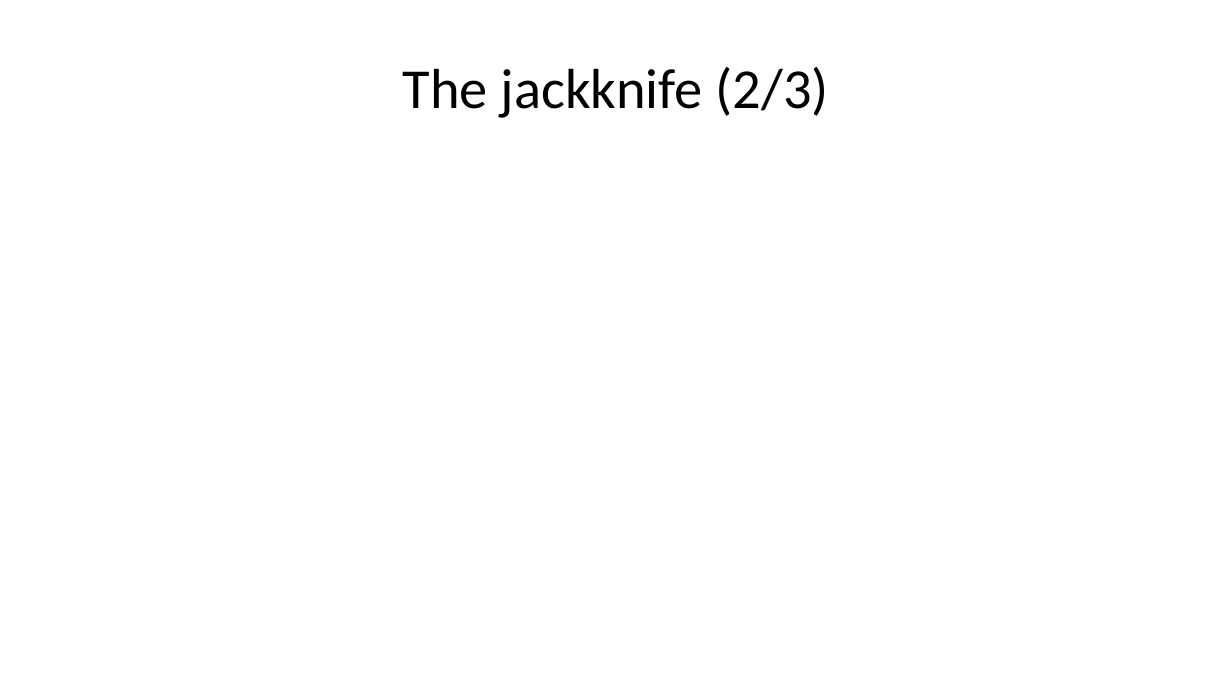
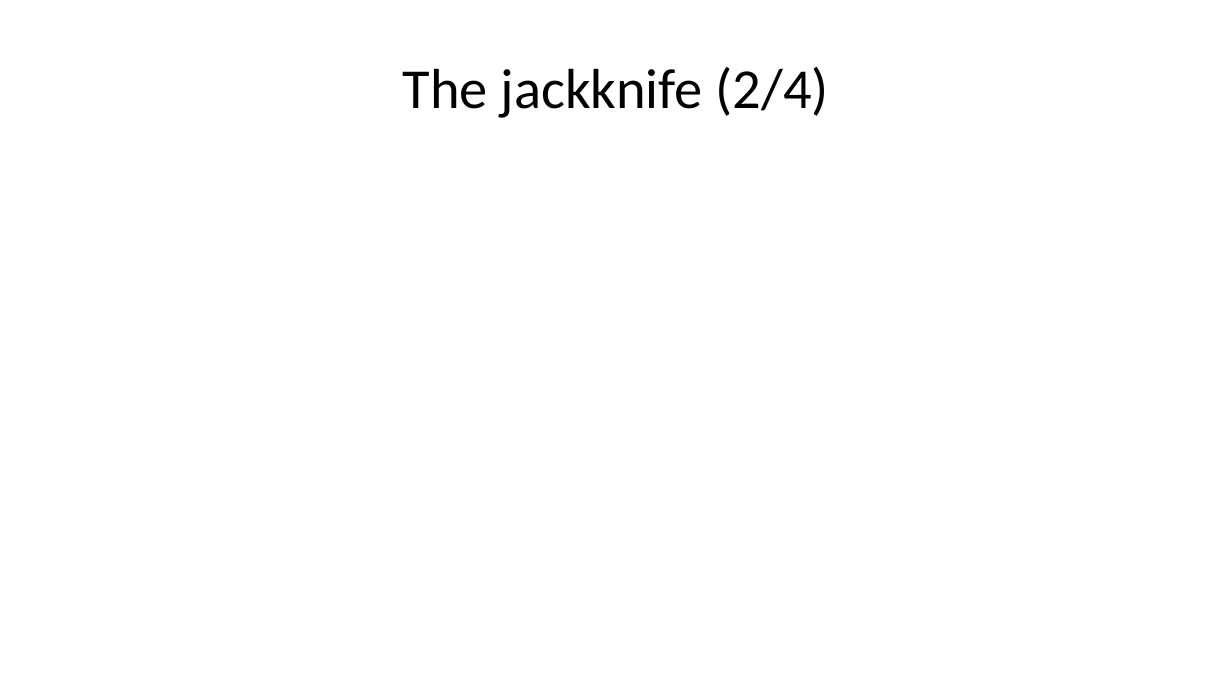
Before and after one commit to pmean/papers-and-presentations, a slide deck: slide 9 of bootstrap/src/bootstrap-slides.pptx. Drawn at 1232x693 pixels with LibreOffice and Linux fonts; fonts in the diff are those of the drawing. Boxes give left, top, right and bottom in pixels: in the first picture for what was removed or moved away, otherwise in the second. Text is boxed around its words. In the diff, an @@ line names an element or a change of style, - is before the commit and + after.

```diff
--- a/bootstrap/src/bootstrap-slides.pptx
+++ b/bootstrap/src/bootstrap-slides.pptx
@@ title at (403,67,829,118): text changed @@
-The jackknife (2/3)
+The jackknife (2/4)
```
Also in this commit, not shown: 3 other slides changed, 4 slides added, 1 other file.
